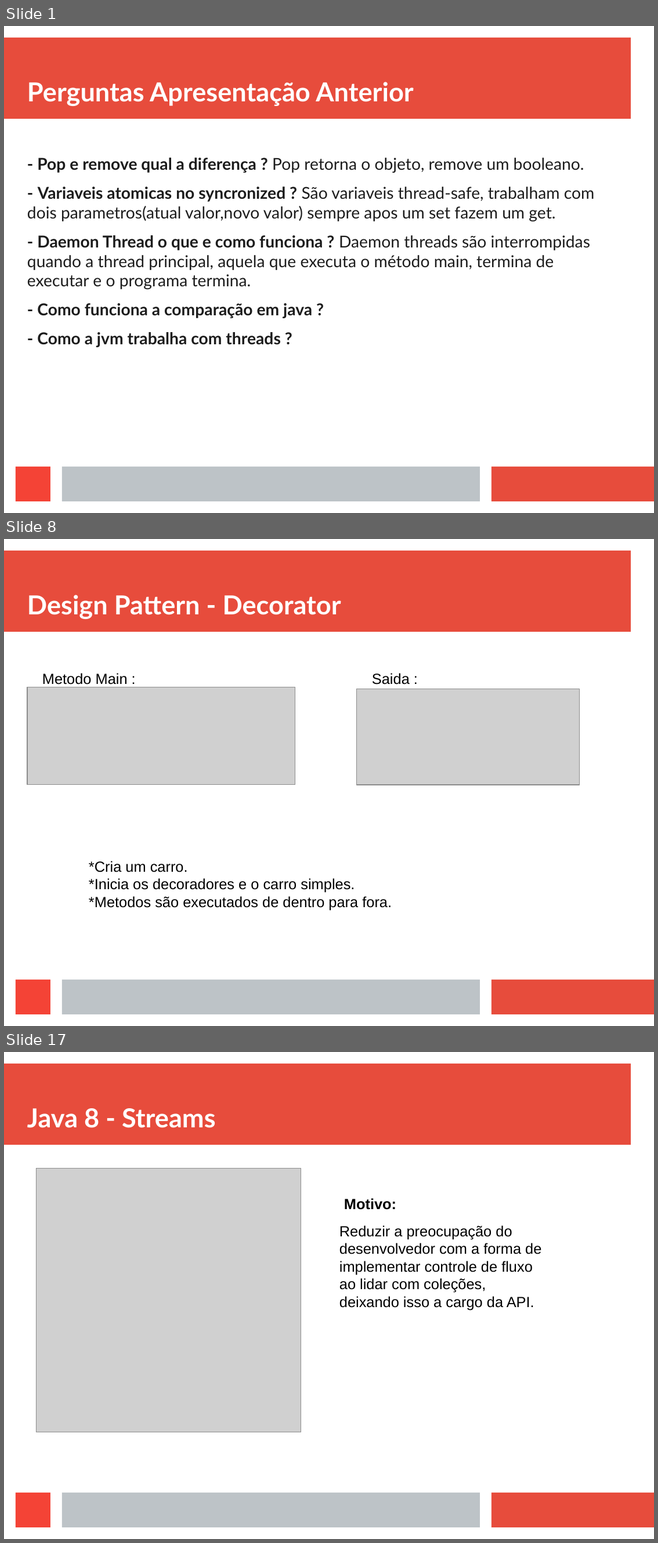
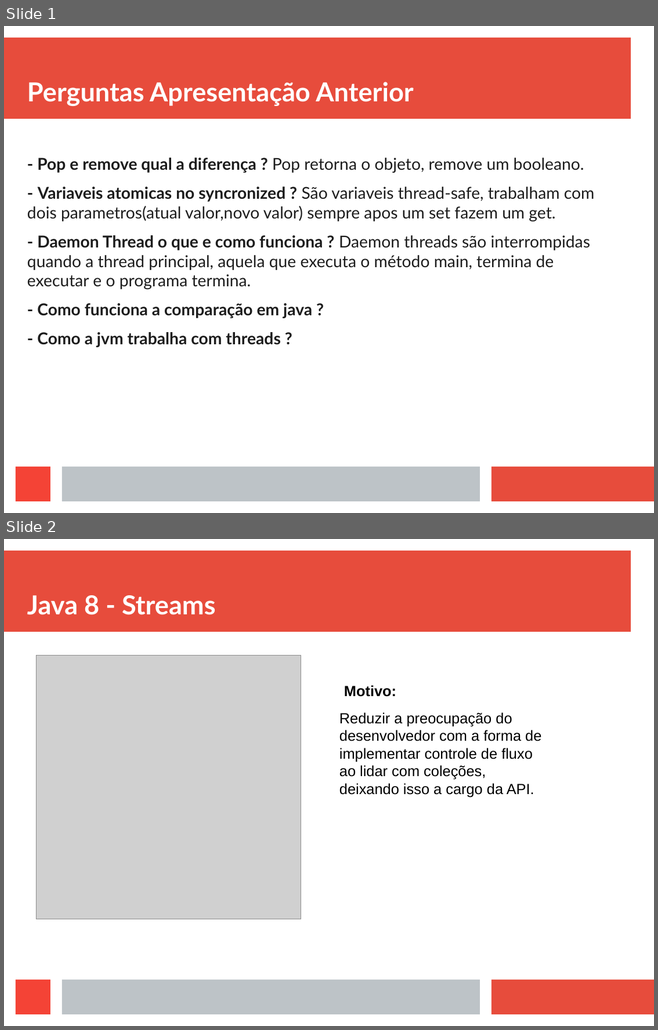
Before and after one commit to viniciusFortti/test, a slide deck: Apresentação/ApresentaçãoTerceiraSemana.odp. Shown one above the other, each under a label of ours: slides 1, 8 and 17 before the commit, slides 1 and 2 after it; the slides between them are not shown. The pictures are 658x1543 and 658x1030 pixels, drawn with LibreOffice and Linux fonts; fonts in the diff are those of the drawing; grey boxes stand for pictures. Boxes give left, top, right and bottom in pixels: in the first picture for what was removed or moved away, otherwise in the second. Text is boxed around its words. In the diff, an @@ line names an element or a change of style, - is before the commit and + after.

```diff
--- a/Apresentação/ApresentaçãoTerceiraSemana.odp
+++ b/Apresentação/ApresentaçãoTerceiraSemana.odp
@@ slide 8 removed at [4, 539, 654, 1026], background #FFFFFF; not listed: 4 template elements that a slide beside it also shows @@
@@ title removed at [27, 595, 341, 619] @@
-Design Pattern - Decorator
@@ text removed at [42, 673, 128, 685] @@
-Metodo Main :
@@ text removed at [372, 673, 409, 685] @@
-Saida :
@@ picture removed at [27, 687, 295, 785] @@
@@ picture removed at [357, 689, 579, 785] @@
@@ text removed at [89, 861, 391, 910] @@
-*Cria um carro.
-*Inicia os decoradores e o carro simples.
-*Metodos são executados de dentro para fora.
@@ what was slide 17 is now slide 2 @@
```
Also in this commit, not shown: 9 slides added, 15 other slides removed, 4 other files.
